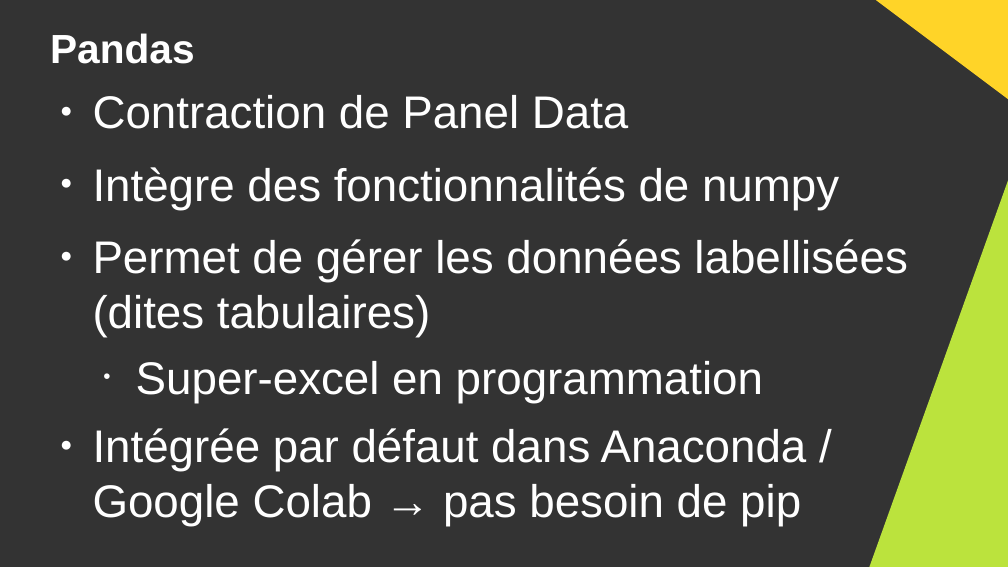
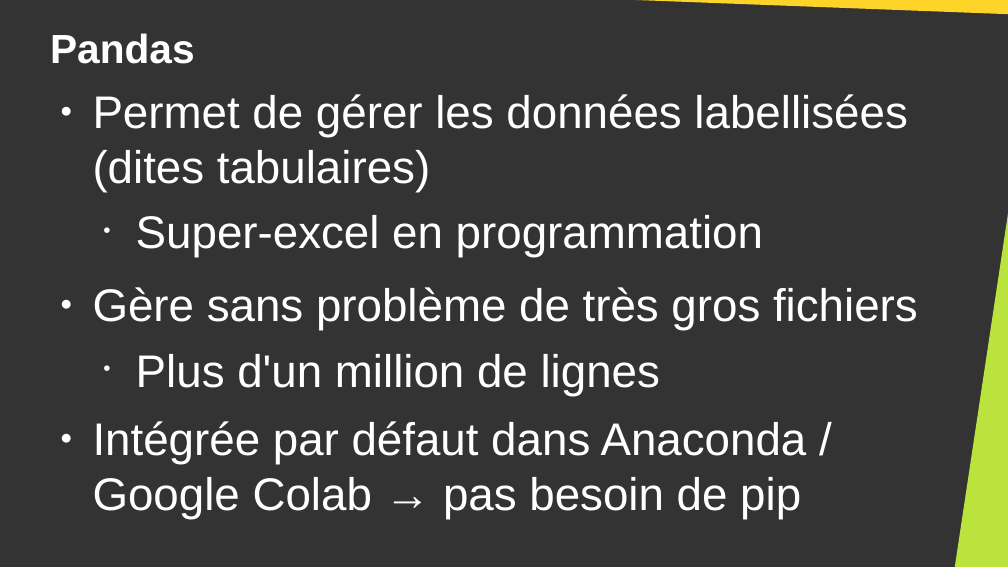
Before and after one commit to DanYellow/cours, a slide deck: slide 8 of big-data-s4/travaux-pratiques/numero-5/presentation.odp (slide 7 before the commit). Drawn at 1008x567 pixels with LibreOffice and Linux fonts; fonts in the diff are those of the drawing. Boxes give left, top, right and bottom in pixels: in the first picture for what was removed or moved away, otherwise in the second. Text is boxed around its words. In the diff, an @@ line names an element or a change of style, - is before the commit and + after.

```diff
--- a/big-data-s4/travaux-pratiques/numero-5/presentation.odp
+++ b/big-data-s4/travaux-pratiques/numero-5/presentation.odp
@@ right triangle added at [497,0,1008,15], fill #FFD428 @@
@@ right triangle removed at [869,0,1008,104] @@
@@ text at [93,95,839,210]: paragraphs removed @@
-● Contraction de Panel Data
-● Intègre des fonctionnalités de numpy
@@ right triangle: place and size @@
-right triangle at [869,177,1008,567]
+right triangle at [954,180,1008,567]
@@ text at [93,287,918,396]: paragraphs added @@
+● Gère sans problème de très gros fichiers
+  • Plus d'un million de lignes
```
Also in this commit, not shown: 3 other slides changed, 1 slide added, 22 other files.
